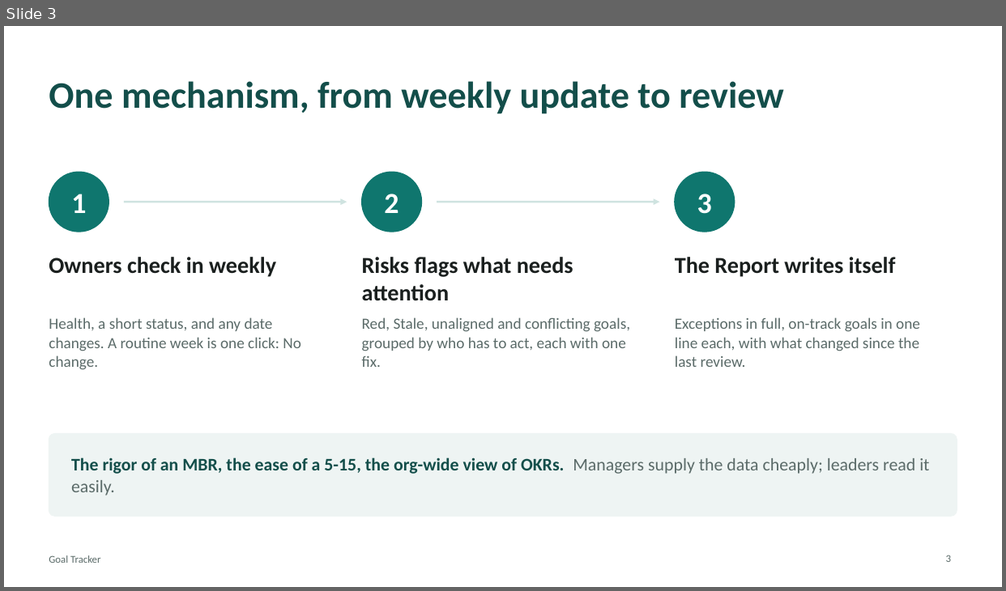
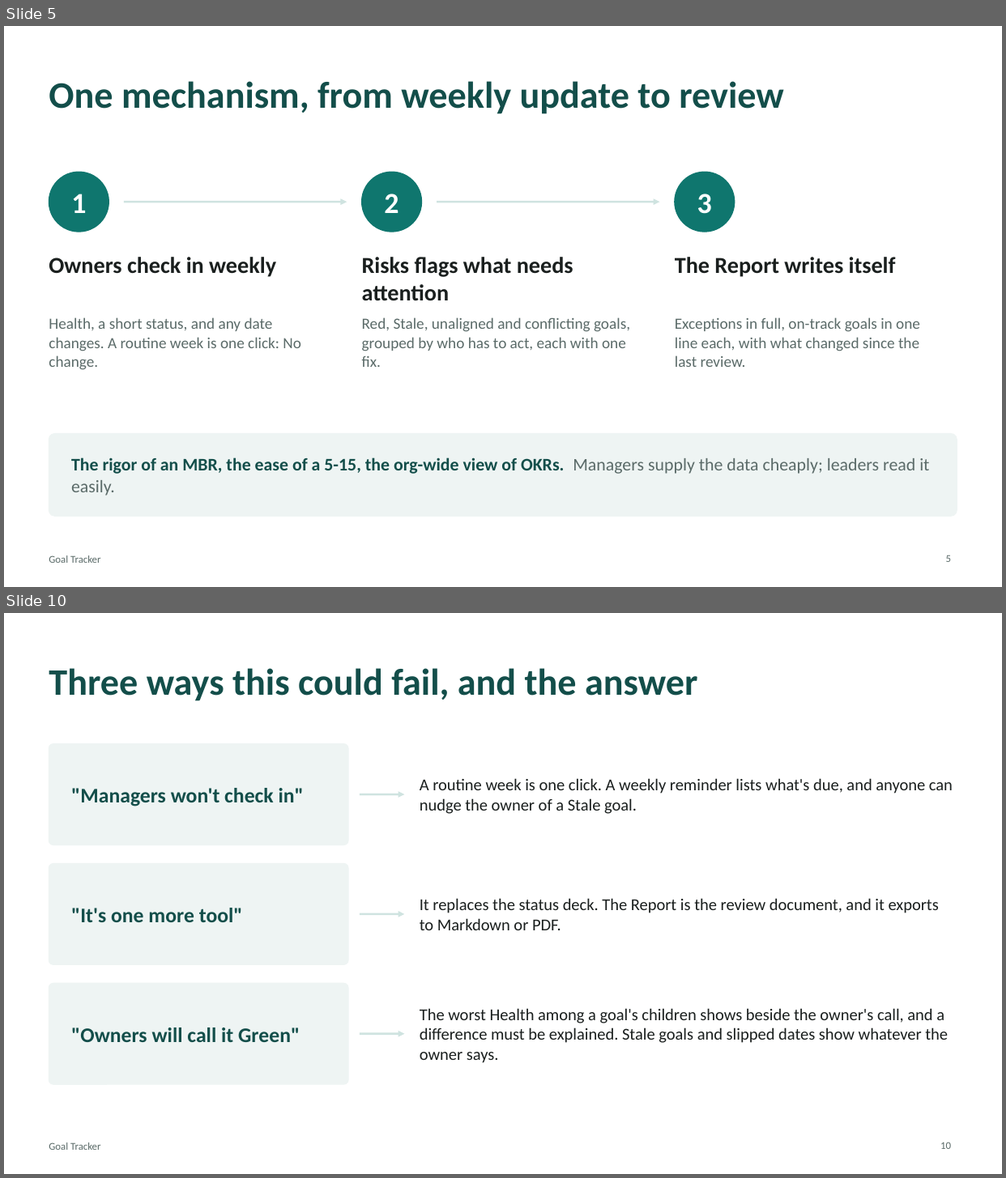
Before and after one commit to zachthieme/goal-tracker, a slide deck: docs/pitch/goal-tracker-pitch.pptx. Shown one above the other, each under a label of ours: slide 3 before the commit, slides 5 and 10 after it; the slides between them are not shown. The pictures are 1006x591 and 1006x1178 pixels, drawn with LibreOffice and Linux fonts; fonts in the diff are those of the drawing. Boxes give left, top, right and bottom in pixels: in the first picture for what was removed or moved away, otherwise in the second. Text is boxed around its words. In the diff, an @@ line names an element or a change of style, - is before the commit and + after.

```diff
--- a/docs/pitch/goal-tracker-pitch.pptx
+++ b/docs/pitch/goal-tracker-pitch.pptx
@@ slide 10 added at [4,613,1002,1174], background #FFFFFF; not listed: 1 template element that a slide beside it also shows @@
@@ title added at [49,668,697,701], 36 pt, text #134E4A, bold @@
+Three ways this could fail, and the answer
@@ rounded rectangle added at [49,744,348,845], fill #EEF4F3, outline #EEF4F3 1 pt @@
@@ text added at [420,778,953,814], 16 pt, text #1A1F1E @@
+A routine week is one click. A weekly reminder lists what's due, and anyone can nudge the owner of a Stale goal.
@@ text added at [71,788,304,807], 20 pt, text #134E4A, bold @@
+"Managers won't check in"
@@ arrow added from (360, 794) to (404, 794), #CFE3E0 2 pt @@
@@ rounded rectangle added at [49,864,348,965], fill #EEF4F3, outline #EEF4F3 1 pt @@
@@ text added at [420,898,939,931], 16 pt, text #1A1F1E @@
+It replaces the status deck. The Report is the review document, and it exports to Markdown or PDF.
@@ text added at [71,908,243,922], 20 pt, text #134E4A, bold @@
+"It's one more tool"
@@ arrow added from (360, 914) to (404, 914), #CFE3E0 2 pt @@
@@ rounded rectangle added at [49,983,348,1084], fill #EEF4F3, outline #EEF4F3 1 pt @@
@@ text added at [420,1008,948,1063], 16 pt, text #1A1F1E @@
+The worst Health among a goal's children shows beside the owner's call, and a difference must be explained. Stale goals and slipped dates show whatever the owner says.
@@ text added at [71,1028,300,1042], 20 pt, text #134E4A, bold @@
+"Owners will call it Green"
@@ arrow added from (360, 1033) to (404, 1033), #CFE3E0 2 pt @@
@@ page number added at [940,1142,951,1149], 10 pt, text #5B6B69 @@
+10
@@ what was slide 3 is now slide 5 @@
```
Also in this commit, not shown: 5 slides changed, 4 other slides added, 3 slides removed, 4 other files.
